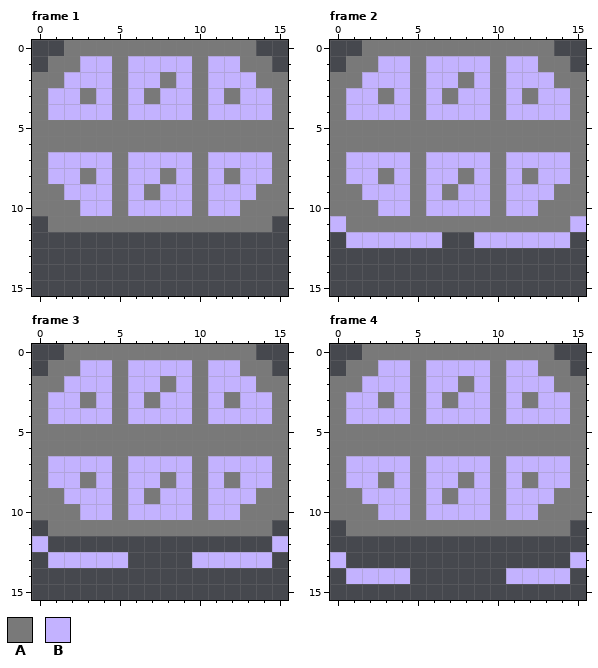
A pixel-art file gets an edit: Sprites/platform.aseprite. Above, as it was before the edit.
16x16 pixels, 5 frames. Shown: frame 1, frame 2, frame 3, frame 4. The commit also changed other frames, which this record leaves out.
Palette (. is transparent): A #797979  B #c3b2ff
Now the later version:
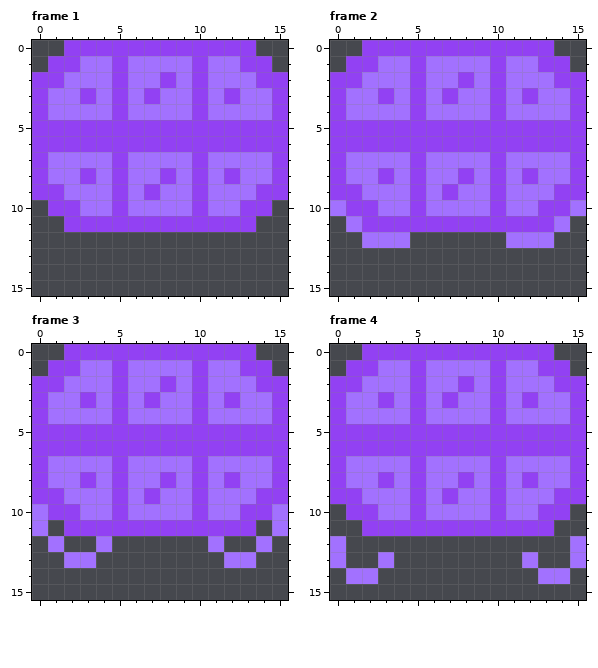
Diff:
colour A: #797979 -> #9241f3
colour B: #c3b2ff -> #a271ff
Frame 1:
y 10: x 0 A -> .; x 15 A -> .
y 11: x 1 A -> .; x 14 A -> .
Frame 2:
y 10: x 0 A -> B; x 15 A -> B
y 11: x 0..1 BA -> .B; x 14..15 AB -> B.
y 12: x 1 B -> .; x 5..6 BB -> ..; x 9..10 BB -> ..; x 14 B -> .
Frame 3:
y 10: x 0 A -> B; x 15 A -> B
y 11: x 0..1 .A -> B.; x 14..15 A. -> .B
y 12: x 0..1 B. -> .B; x 4 . -> B; x 11 . -> B; x 14..15 .B -> B.
y 13: x 1 B -> .; x 4..5 BB -> ..; x 10..11 BB -> ..; x 14 B -> .
Frame 4:
y 10: x 0 A -> .; x 15 A -> .
y 11: x 1 A -> .; x 14 A -> .
y 12: x 0 . -> B; x 15 . -> B
y 13: x 3 . -> B; x 12 . -> B
y 14: x 3..4 BB -> ..; x 11..12 BB -> ..
Boxes around the changes in both pictures, in picture pixels (x1, y1, x2, y2):
changed: (32, 40, 288, 232)
changed: (330, 40, 586, 248)
changed: (32, 344, 288, 568)
changed: (330, 344, 586, 584)
